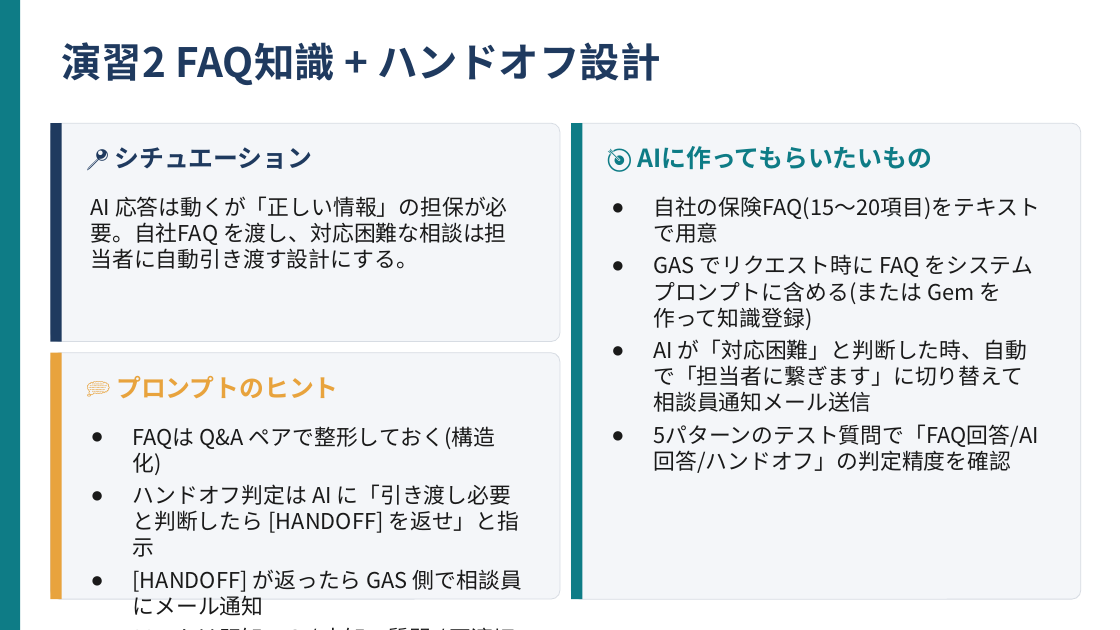
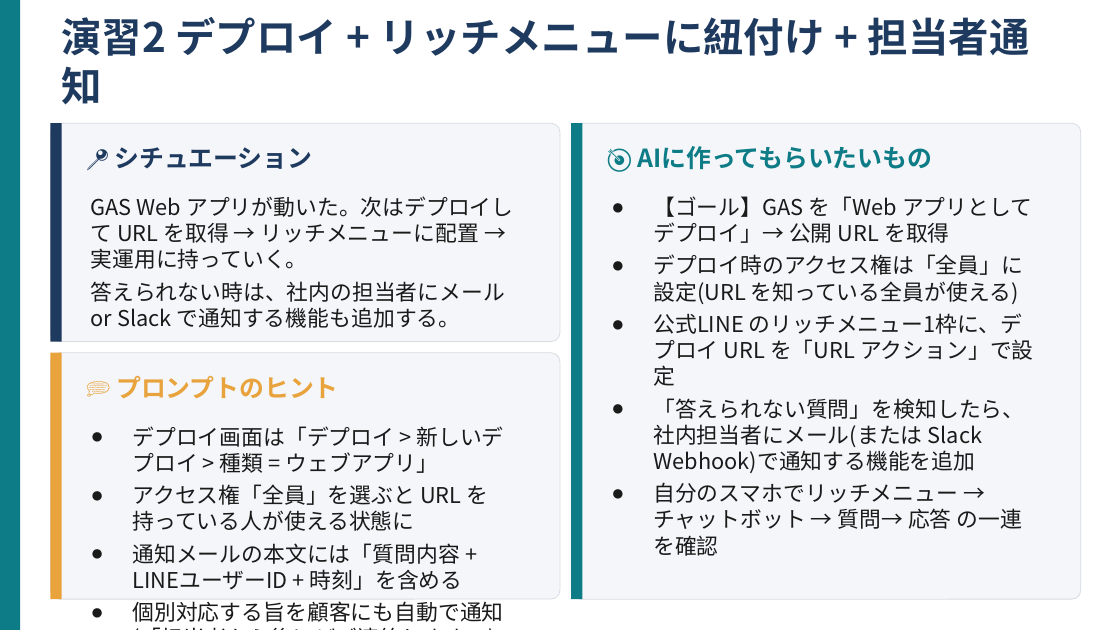
Before and after one commit to kana-story-321/github.io, a slide deck: slide 6 of lecture_pptx/out/s11/ワーク02.pptx. Drawn at 1120x630 pixels with LibreOffice and Linux fonts; fonts in the diff are those of the drawing. Boxes give left, top, right and bottom in pixels: in the first picture for what was removed or moved away, otherwise in the second. Text is boxed around its words. In the diff, an @@ line names an element or a change of style, - is before the commit and + after.

```diff
--- a/lecture_pptx/out/s11/ワーク02.pptx
+++ b/lecture_pptx/out/s11/ワーク02.pptx
@@ text at (61,17,1030,105): text changed @@
-演習2 FAQ知識 + ハンドオフ設計
+演習2 デプロイ + リッチメニューに紐付け + 担当者通知
@@ text at (91,196,513,328): text changed @@
-AI 応答は動くが「正しい情報」の担保が必要。自社FAQ を渡し、対応困難な相談は担当者に自動引き渡す設計にする。
+GAS Web アプリが動いた。次はデプロイして URL を取得 → リッチメニューに配置 → 実運用に持っていく。
+答えられない時は、社内の担当者にメール or Slack で通知する機能も追加する。
@@ text at (653,196,1033,556): text changed @@
-● 自社の保険FAQ(15〜20項目)をテキストで用意
-● GAS でリクエスト時に FAQ をシステムプロンプトに含める(または Gem を作って知識登録)
-● AI が「対応困難」と判断した時、自動で「担当者に繋ぎます」に切り替えて相談員通知メール送信
-● 5パターンのテスト質問で「FAQ回答/AI回答/ハンドオフ」の判定精度を確認
+● 【ゴール】GAS を「Web アプリとしてデプロイ」→ 公開 URL を取得
+● デプロイ時のアクセス権は「全員」に設定(URL を知っている全員が使える)
+● 公式LINE のリッチメニュー1枠に、デプロイ URL を「URL アクション」で設定
+● 「答えられない質問」を検知したら、社内担当者にメール(または Slack Webhook)で通知する機能を追加
+● 自分のスマホでリッチメニュー → チャットボット → 質問→ 応答 の一連を確認
@@ text at (133,426,504,622): text changed @@
-● FAQは Q&A ペアで整形しておく(構造化)
-● ハンドオフ判定は AI に「引き渡し必要と判断したら [HANDOFF] を返せ」と指示
-● [HANDOFF] が返ったら GAS 側で相談員にメール通知
-● テストは既知FAQ / 未知の質問 / 不適切な質問 の3種
+● デプロイ画面は「デプロイ > 新しいデプロイ > 種類 = ウェブアプリ」
+● アクセス権「全員」を選ぶと URL を持っている人が使える状態に
+● 通知メールの本文には「質問内容 + LINEユーザーID + 時刻」を含める
+● 個別対応する旨を顧客にも自動で通知(「担当者から後ほどご連絡します」)
```
Also in this commit, not shown: 7 other slides changed, 5 other files.
